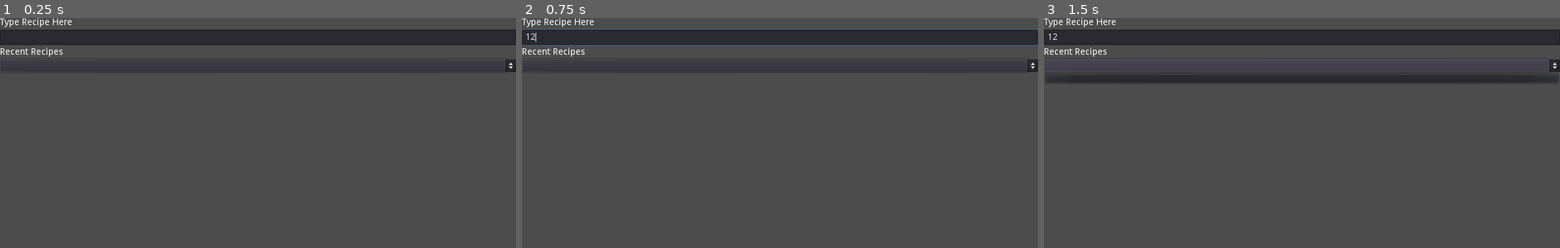
Above: before the commit, frames 1-3 (left to right).
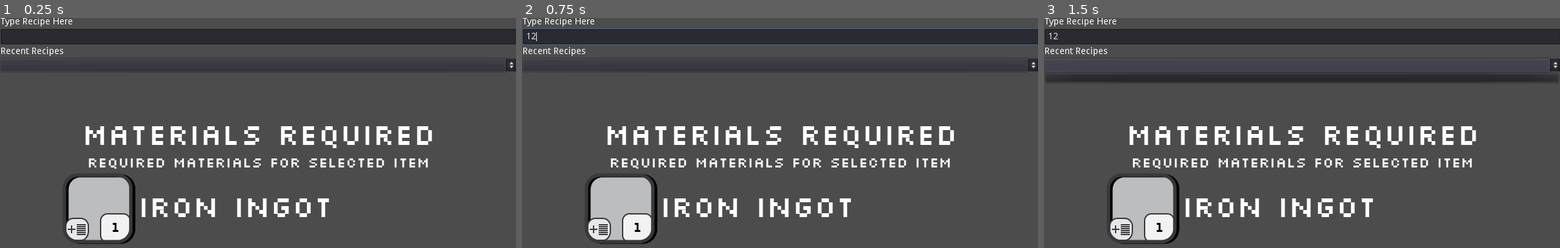
Above: after the commit, the same moments.

Repository: TwitchtvCarbs/MinecraftRecipeCalc
Game: Godot game, scene res://Main.tscn
The game is run twice, just before and just after one commit, with the same random seed, the same clock (stepped at 60 frames per second) and the same inputs. The project has no main scene, so this scene is started directly.
Inputs (mouse positions are in pixels of both pictures, inside the frame that each line leads up to; where the layout moved, square brackets give the same spot in the first picture):
- Up to frame 1 (0.25 s): no input
- Up to frame 2 (0.75 s): click (780, 36) at 0.52 s; type "12" at 0.6 s
- Up to frame 3 (1.5 s): click (1302, 64) [1302, 66] at 1.25 s

The runs differ from the first frame. In frame 1, 9.3% of the frame differs, in the area x 0-100%, y 0-99%; in frame 2, 9.9%; in frame 3, 9.6%.

Commit message:
Added a method that returns the users input in lowercase even when they have typed a capitalized string

Diff:
--- a/GUI/Main.gd
+++ b/GUI/Main.gd
@@ -1,17 +1,13 @@
 extends Node
-
-# class member variables go here, for example:
-# var a = 2
-# var b = "textvar"
 
 func _ready():
 	pass
 
 
 func _on_LineEdit_text_entered(new_text):
-	_getRecipeInfo(new_text)
+	_getRecipeInfo(new_text.to_lower())
 	if !Global_Recipe_Create_Database.recipe_output == "This recipe does not exist!":
-		$VBox/OptionButton.add_item(new_text)
+		$VBox/OptionButton.add_item(new_text.to_lower())
 	pass # replace with function body
 
 
--- a/GUI/Menu_Required_Items/Menu_Required_Items.tscn
+++ b/GUI/Menu_Required_Items/Menu_Required_Items.tscn
@@ -4,10 +4,20 @@
 [ext_resource path="res://GUI/Menu_Required_Items/Default48.tres.theme" type="Theme" id=2]
 [ext_resource path="res://GUI/Menu_Required_Items/Default18.tres.theme" type="Theme" id=3]
 
-[node name="Menu_Required_Items" type="Node"]
+[node name="Menu_Required_Items" type="Control"]
 
+anchor_left = 0.0
+anchor_top = 0.0
+anchor_right = 0.0
+anchor_bottom = 0.0
+rect_pivot_offset = Vector2( 0, 0 )
+rect_clip_content = false
+mouse_filter = 0
+mouse_default_cursor_shape = 0
+size_flags_horizontal = 1
+size_flags_vertical = 1
 script = ExtResource( 1 )
-maxItems = 1
+maxItems = 2
 
 [node name="ColorRect" type="ColorRect" parent="." index="0"]
 
@@ -48,8 +58,8 @@
 anchor_right = 0.0
 anchor_bottom = 0.0
 margin_left = 8.0
-margin_right = 600.0
-margin_bottom = 720.0
+margin_right = 556.0
+margin_bottom = 82.0
 rect_pivot_offset = Vector2( 0, 0 )
 rect_clip_content = false
 mouse_filter = 1
@@ -65,7 +75,7 @@
 anchor_top = 0.0
 anchor_right = 0.0
 anchor_bottom = 0.0
-margin_right = 592.0
+margin_right = 548.0
 margin_bottom = 49.0
 rect_pivot_offset = Vector2( 0, 0 )
 rect_clip_content = false
@@ -88,7 +98,7 @@
 anchor_right = 0.0
 anchor_bottom = 0.0
 margin_top = 53.0
-margin_right = 592.0
+margin_right = 548.0
 margin_bottom = 78.0
 rect_pivot_offset = Vector2( 0, 0 )
 rect_clip_content = false
@@ -111,7 +121,7 @@
 anchor_right = 0.0
 anchor_bottom = 0.0
 margin_top = 82.0
-margin_right = 592.0
+margin_right = 548.0
 margin_bottom = 82.0
 rect_pivot_offset = Vector2( 0, 0 )
 rect_clip_content = false
--- a/Main.tscn
+++ b/Main.tscn
@@ -1,7 +1,9 @@
-[gd_scene load_steps=4 format=2]
+[gd_scene load_steps=6 format=2]
 
 [ext_resource path="res://GUI/Main.gd" type="Script" id=1]
 [ext_resource path="res://GUI/Fonts/slkscr.ttf" type="DynamicFontData" id=2]
+[ext_resource path="res://GUI/Menu_Required_Items/Menu_Required_Items.tscn" type="PackedScene" id=3]
+[ext_resource path="res://GUI/Menu_Required_Items/Menu_Required_Items.gd" type="Script" id=4]
 
 [sub_resource type="DynamicFont" id=1]
 
@@ -21,8 +23,10 @@
 anchor_top = 0.0
 anchor_right = 0.0
 anchor_bottom = 0.0
-margin_right = 40.0
-margin_bottom = 40.0
+margin_left = 1.0
+margin_top = -1.0
+margin_right = 801.0
+margin_bottom = 116.0
 rect_pivot_offset = Vector2( 0, 0 )
 rect_clip_content = false
 mouse_filter = 1
@@ -143,6 +147,25 @@
 max_lines_visible = -1
 _sections_unfolded = [ "custom_colors", "custom_fonts" ]
 
+[node name="Menu_Required_Items" type="Control" parent="VBox" index="5" instance=ExtResource( 3 )]
+
+anchor_left = 0.0
+anchor_top = 0.0
+anchor_right = 0.0
+anchor_bottom = 0.0
+margin_top = 121.0
+margin_right = 800.0
+margin_bottom = 121.0
+rect_pivot_offset = Vector2( 0, 0 )
+rect_clip_content = false
+mouse_filter = 0
+mouse_default_cursor_shape = 0
+size_flags_horizontal = 1
+size_flags_vertical = 1
+script = ExtResource( 4 )
+_sections_unfolded = [ "Rect" ]
+maxItems = 1
+
 [connection signal="text_entered" from="VBox/LineEdit" to="." method="_on_LineEdit_text_entered"]
 
 [connection signal="item_selected" from="VBox/OptionButton" to="." method="_on_OptionButton_item_selected"]
